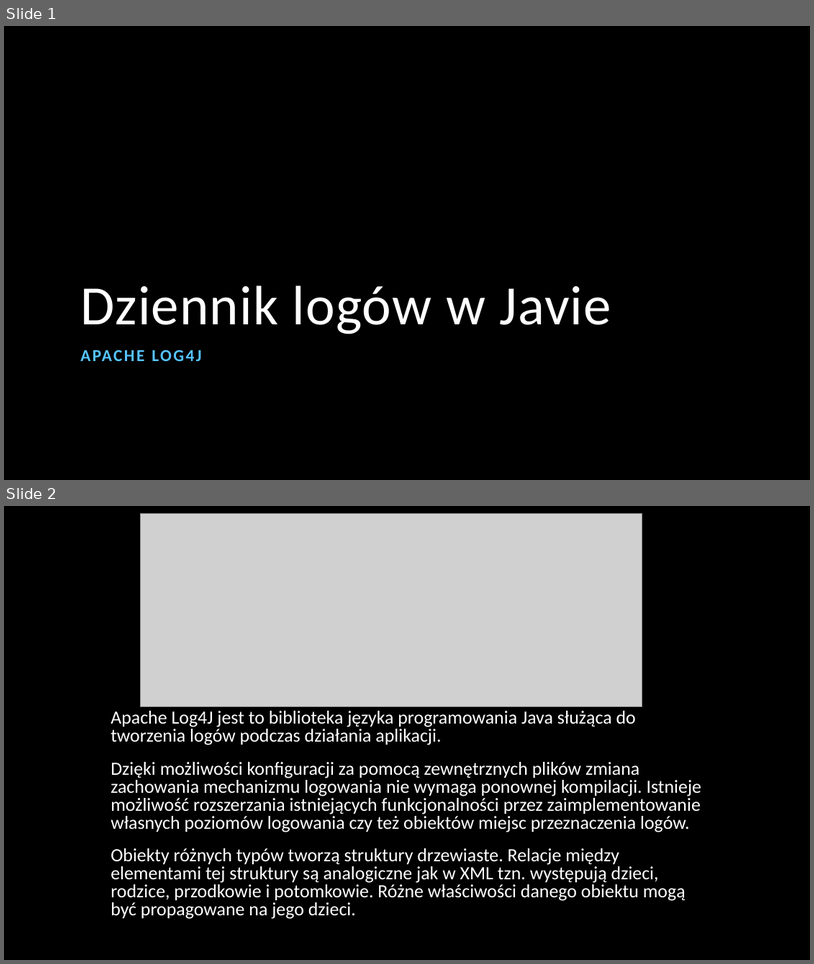
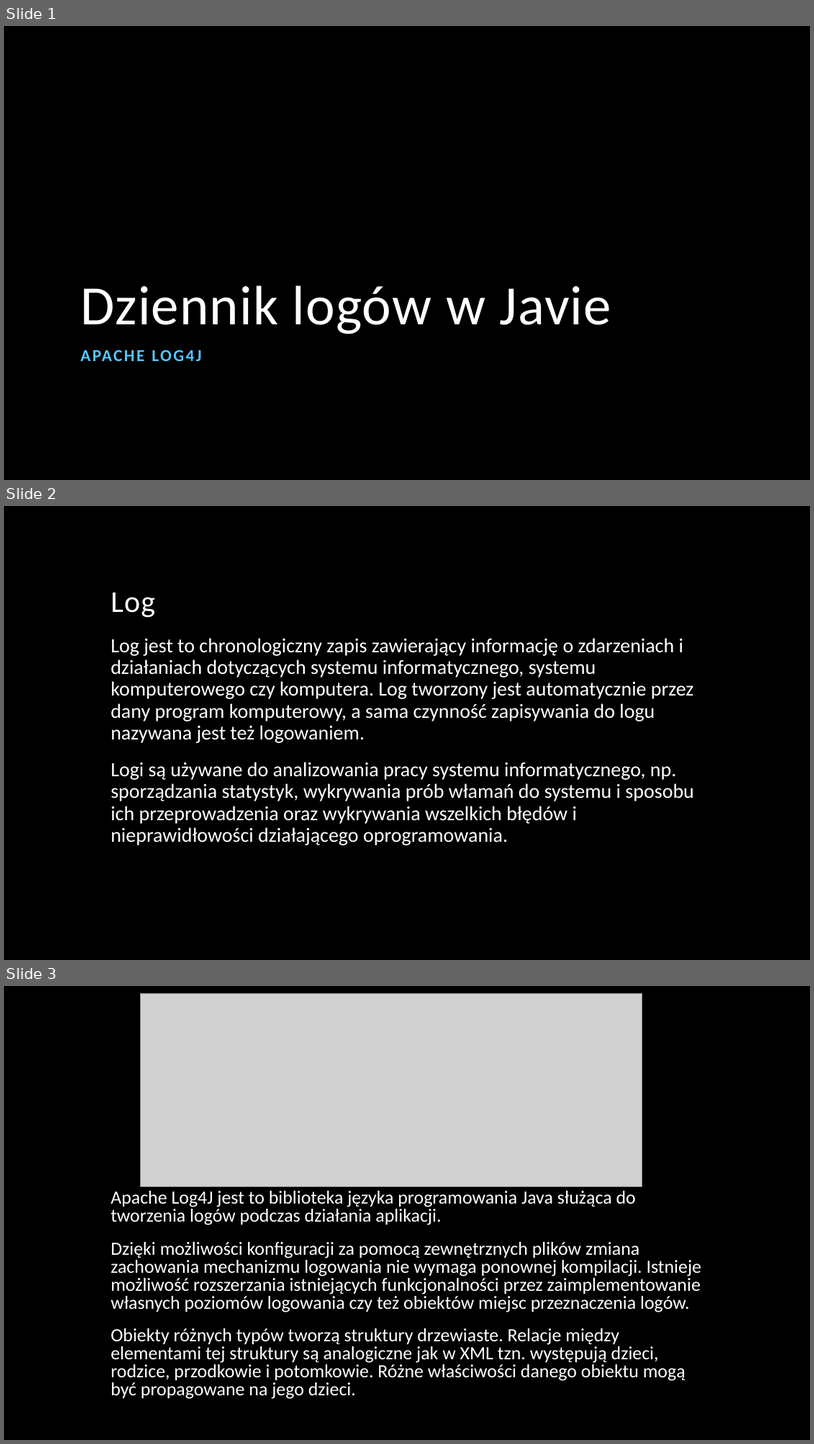
Before and after one commit to pawel54321/PZ_2019_L4_GR2, a slide deck: Dziennik logów w Javie - Log4J.pptx. Shown one above the other, each under a label of ours: slides 1 and 2 before the commit, slides 1, 2 and 3 after it. The pictures are 814x964 and 814x1444 pixels, drawn with LibreOffice and Linux fonts; fonts in the diff are those of the drawing; grey boxes stand for pictures; background and template pictures are left out. Boxes give left, top, right and bottom in pixels: in the first picture for what was removed or moved away, otherwise in the second. Text is boxed around its words. In the diff, an @@ line names an element or a change of style, - is before the commit and + after.

```diff
--- a/Dziennik logów w Javie - Log4J.pptx
+++ b/Dziennik logów w Javie - Log4J.pptx
@@ slide 2 added at (x1=4, y1=506, x2=810, y2=960), background picture (left out) @@
@@ title added at (x1=111, y1=592, x2=155, y2=618), 36 pt, text #FFFFFF @@
+Log
@@ text added at (x1=111, y1=638, x2=694, y2=845), 24 pt, text #FFFFFF @@
+Log jest to chronologiczny zapis zawierający informację o zdarzeniach i działaniach dotyczących systemu informatycznego, systemu komputerowego czy komputera. Log tworzony jest automatycznie przez dany program komputerowy, a sama czynność zapisywania do logu nazywana jest też logowaniem.
+Logi są używane do analizowania pracy systemu informatycznego, np. sporządzania statystyk, wykrywania prób włamań do systemu i sposobu ich przeprowadzenia oraz wykrywania wszelkich błędów i nieprawidłowości działającego oprogramowania.
@@ what was slide 2 is now slide 3 @@
```
Also in this commit, not shown: 6 other slides added.
